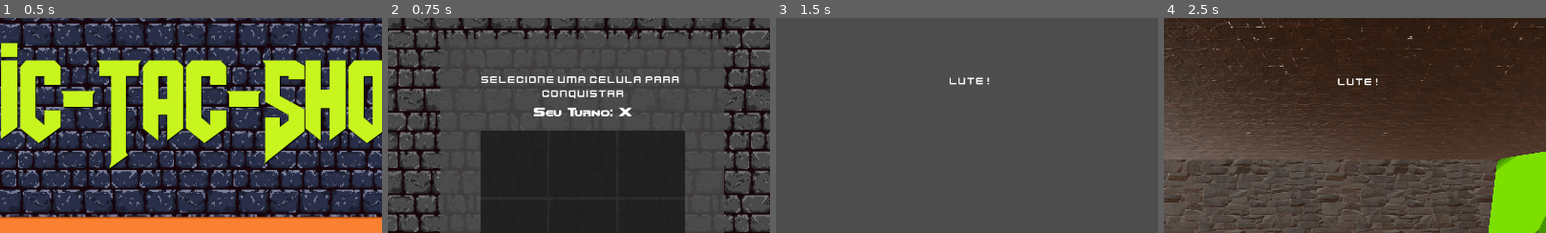
Above: before the commit, frames 1-4 (left to right).
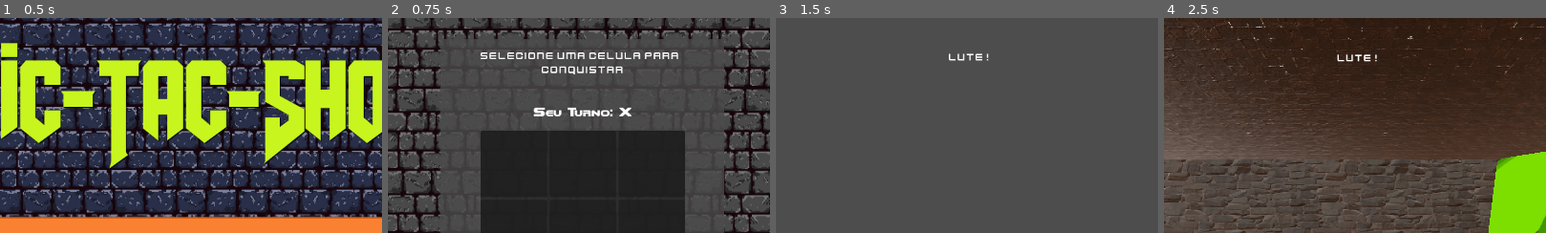
Above: after the commit, the same moments.

Repository: felipemarley/tic-tac-shot
Game: Godot game, scene res://scene/main_menu.tscn
The game is run twice, just before and just after one commit, with the same random seed, the same clock (stepped at 60 frames per second) and the same inputs.
Inputs (mouse positions are % of the whole screen's width and height, from its top left):
- Up to frame 1 (0.5 s): no input
- Up to frame 2 (0.75 s): click "Iniciar Jogo" at 0.5 s
- Up to frame 3 (1.5 s): click (41, 34) at 1.25 s
- Up to frame 4 (2.5 s): tap Enter (ui_accept) at 2, 2.27 s; move the mouse to (55, 50) at 2.02 s; hold Up (ui_up) from 2.03 s (still down); hold E from 2.03 s (still down); click (55, 50) at 2.17 s
The pictures show only the part of the screen within x 24-74%, y 0-50%; the shares and areas given below are measured in that part.

Frame 1 is identical in both runs. In frame 2, 2.8% of the frame differs, in the area x 24-77%, y 16-38%; in frame 3, 0.3%; in frame 4, 0.4%.

Commit message:
feat: adicionando luta no turno da ia

Diff:
--- a/scene/HUD.tscn
+++ b/scene/HUD.tscn
@@ -226,10 +226,14 @@
 vertical_alignment = 1
 
 [node name="GameStatusLabel" type="Label" parent="CanvasLayer/Labels"]
-offset_left = 422.0
-offset_top = 84.0
-offset_right = 730.0
-offset_bottom = 107.0
+anchors_preset = 5
+anchor_left = 0.5
+anchor_right = 0.5
+offset_left = -155.0
+offset_top = 48.0
+offset_right = 153.0
+offset_bottom = 71.0
+grow_horizontal = 2
 theme_override_fonts/font = ExtResource("6_yxe7t")
 text = "Tic-Tac-Shot"
 horizontal_alignment = 1
--- a/scene/level.gd
+++ b/scene/level.gd
@@ -2,34 +2,10 @@
 
 signal enemies_spawned_for_round(count: int)
 
-#@onready var pause_menu  = $HUD/PauseMenu
 @onready var dun_gen = $DunGen
 @onready var player_scene : PackedScene = preload("res://scene/player.tscn") # Renomeado para evitar conflito com 'player_instance'
 @onready var enemy_scene : PackedScene = preload("res://scene/enemy.tscn") # Renomeado para evitar conflito com 'e'
 var player_instance : CharacterBody3D = null
-
-#var paused = false
-
-#func _process(delta):
-	#if Input.is_action_pressed("pause"):
-		#print("clik")
-		#pauseMenu()
-		#
-
-#func _input(event):
-	#if event.is_action_pressed("pause"):
-		#print("clik")
-		#pauseMenu()
-#
-#func pauseMenu():
-	#if paused:
-		#pause_menu.hide()
-		#Engine.time_scale = 1
-	#else:
-		#pause_menu.show()
-		#Engine.time_scale = 0
-		#
-	#paused = !paused
 
 
 func _ready() -> void:
--- a/scripts/GameManager.gd
+++ b/scripts/GameManager.gd
@@ -3,173 +3,190 @@
 # SIGNALS
 signal kill_count_changed(new_count: int)
 signal player_spawned(player: Node)
-signal fps_phase_ended(won: bool) # Sinaliza o fim de uma fase FPS
-signal game_state_changed(new_state: GameState) # Sinaliza mudança de estado do jogo
-signal board_updated(board_state: Array[Array]) # Sinaliza atualização do tabuleiro
-signal turn_changed(player_side: PlayerSide) # Sinaliza mudança de turno
-signal start_fps_level() # Sinal para o Level.gd iniciar a fase FPS
+signal fps_phase_ended(wonPlay: bool, wonAi: bool, player: PlayerSide)  # Modificado para incluir o jogador
+signal game_state_changed(new_state: GameState)
+signal board_updated(board_state: Array[Array])
+signal turn_changed(player_side: PlayerSide)
+signal start_fps_level()
 
 # GAMEPLAY LOOP
 enum PlayerSide {
-	NONE = 0, # Para estado inicial ou célula vazia
-	X = 1,    # Jogador X
-	O = 2     # Jogador O
+	NONE = 0,
+	X = 1,
+	O = 2
 }
 
 enum GameState {
-	MENU,              # Tela inicial, escolha X/O
-	TIC_TAC_TOE_TURN,  # Jogador escolhe célula no tabuleiro
-	FPS_PHASE,         # Fase de combate FPS
-	ROUND_END,         # Resultado da fase FPS, atualiza tabuleiro
-	GAME_OVER          # Jogo da velha finalizado (vitória/derrota/empate)
+	MENU,
+	TIC_TAC_TOE_TURN,
+	FPS_PHASE,
+	ROUND_END,
+	GAME_OVER
 }
 
-var current_game_state: GameState = GameState.MENU # Estado inicial
-var tic_tac_toe_board: Array[Array] = [] # Será inicializado em _ready
+var current_game_state: GameState = GameState.MENU
+var tic_tac_toe_board: Array[Array] = []
 var current_player_side: PlayerSide = PlayerSide.X
-var last_chosen_cell: Vector2i = Vector2i(-1, -1) # Armazena a célula escolhida antes da fase FPS
+var last_chosen_cell: Vector2i = Vector2i(-1, -1)
 
 # FPS PHASE
 var kill_count: int = 0
-var enemies_in_current_round: int = 0 # Rastreia o total de inimigos para o round FPS atual
-var player_choices_counter: int = 0 # Controlar o número de jogadas (para empate)
+var enemies_in_current_round: int = 0
+var player_choices_counter: int = 0
 
 func _ready() -> void:
 	fps_phase_ended.connect(_on_fps_phase_ended)
 	_set_game_state(GameState.MENU)
-	# _start_new_game()
-
-# Função para inicializar/reiniciar o jogo
+
 func _start_new_game() -> void:
-	# Inicializa o tabuleiro 3x3 com PlayerSide.NONE (vazio)
 	tic_tac_toe_board.clear()
 	for i in range(3):
 		tic_tac_toe_board.append([PlayerSide.NONE, PlayerSide.NONE, PlayerSide.NONE])
 
-	current_player_side = PlayerSide.X # Começa com X
-	player_choices_counter = 0 # Reseta o contador de jogadas
-
-	_set_game_state(GameState.TIC_TAC_TOE_TURN) # Inicia no turno do jogo da velha
-	turn_changed.emit(current_player_side) # Notifica a HUD sobre o turno
-	board_updated.emit(tic_tac_toe_board) # Notifica a HUD sobre o tabuleiro
-
- # Função para mudar o estado do jogo
+	current_player_side = PlayerSide.X
+	player_choices_counter = 0
+	_set_game_state(GameState.TIC_TAC_TOE_TURN)
+	turn_changed.emit(current_player_side)
+	board_updated.emit(tic_tac_toe_board)
+
 func _set_game_state(new_state: GameState) -> void:
 	current_game_state = new_state
 	game_state_changed.emit(new_state)
 
-# Chamado pela HUD quando o jogador escolhe uma célula no tabuleiro
 func choose_tic_tac_toe_cell(row: int, col: int) -> void:
 	if current_game_state != GameState.TIC_TAC_TOE_TURN:
-		print("DEBUG: Não é o turno do jogo da velha para escolher uma célula.")
 		return
 	if row < 0 or row > 2 or col < 0 or col > 2:
-		printerr("ERROR: Célula inválida: (", row, ", ", col, ")")
 		return
 	if tic_tac_toe_board[row][col] != PlayerSide.NONE:
-		print("DEBUG: Célula já ocupada: (", row, ", ", col, ")")
-		return
-
-	last_chosen_cell = Vector2i(row, col) # Armazena a célula para marcar depois da fase FPS
+		return
+
+	last_chosen_cell = Vector2i(row, col)
 	_set_game_state(GameState.FPS_PHASE)
-	start_fps_level.emit() # Sinaliza para o Level.gd iniciar a fase FPS
-
-
-# Marca uma célula no tabuleiro
+	start_fps_level.emit()
+
 func mark_tic_tac_toe_cell(row: int, col: int, player_id: PlayerSide) -> void:
 	if row >= 0 and row < 3 and col >= 0 and col < 3 and tic_tac_toe_board[row][col] == PlayerSide.NONE:
 		tic_tac_toe_board[row][col] = player_id
 		player_choices_counter += 1
 		board_updated.emit(tic_tac_toe_board)
-	else:
-		printerr("ERROR: Tentativa de marcar célula inválida ou já ocupada: (", row, ", ", col, ") com ", player_id)
-
-
-# Verifica se o jogador atual venceu o jogo da velha
+
 func check_tic_tac_toe_win(player_id: PlayerSide) -> bool:
-	# Verificar linhas
-	for r in range(3):
-		if tic_tac_toe_board[r][0] == player_id and tic_tac_toe_board[r][1] == player_id and tic_tac_toe_board[r][2] == player_id:
+	# Verifica linhas, colunas e diagonais
+	for i in range(3):
+		if tic_tac_toe_board[i][0] == player_id and tic_tac_toe_board[i][1] == player_id and tic_tac_toe_board[i][2] == player_id:
 			return true
-	# Verificar colunas
-	for c in range(3):
-		if tic_tac_toe_board[0][c] == player_id and tic_tac_toe_board[1][c] == player_id and tic_tac_toe_board[2][c] == player_id:
+		if tic_tac_toe_board[0][i] == player_id and tic_tac_toe_board[1][i] == player_id and tic_tac_toe_board[2][i] == player_id:
 			return true
-	# Verificar diagonais
 	if tic_tac_toe_board[0][0] == player_id and tic_tac_toe_board[1][1] == player_id and tic_tac_toe_board[2][2] == player_id:
 		return true
 	if tic_tac_toe_board[0][2] == player_id and tic_tac_toe_board[1][1] == player_id and tic_tac_toe_board[2][0] == player_id:
 		return true
 	return false
 
-# Verifica se o jogo da velha empatou
 func check_tic_tac_toe_draw() -> bool:
 	return player_choices_counter == 9 and not (check_tic_tac_toe_win(PlayerSide.X) or check_tic_tac_toe_win(PlayerSide.O))
 
 func add_kill() -> void:
 	kill_count += 1
 	kill_count_changed.emit(kill_count)
-
-	# Verifica se todos os inimigos foram derrotados no round
 	if enemies_in_current_round > 0 and kill_count >= enemies_in_current_round:
-		fps_phase_ended.emit(true)
+		fps_phase_ended.emit(true, false, current_player_side)
+		print("Turno atual: ", current_player_side)
 		reset_fps_round()
 
-# novo round
 func start_new_fps_round(total_enemies: int) -> void:
 	enemies_in_current_round = total_enemies
-	print(enemies_in_current_round)
-	kill_count = 0 # Resetar kill_count para o novo round
-	kill_count_changed.emit(kill_count) # Garantir que a HUD seja atualizada para 0 kills
-
- # Chamado quando o jogador morre
+	kill_count = 0
+	kill_count_changed.emit(kill_count)
+
 func player_died() -> void:
-	print("GameManager: Player died in FPS phase. Resetting round.")
-	fps_phase_ended.emit(false)
+	print("Turno atual: ", current_player_side)
+
+	fps_phase_ended.emit(false, true, current_player_side)
+
 	reset_fps_round()
 
-# Função auxiliar para resetar contadores do round
 func reset_fps_round() -> void:
 	enemies_in_current_round = 0
 	kill_count = 0
 	kill_count_changed.emit(kill_count)
 
-# Função para lidar com o fim de uma fase FPS e AGORA a lógica do Jogo da Velha
-func _on_fps_phase_ended(won: bool) -> void:
-	_set_game_state(GameState.ROUND_END) # Muda para estado de fim de round
-
-	if won:
-		print("GameManager: Fase FPS Vencida!")
-		mark_tic_tac_toe_cell(last_chosen_cell.x, last_chosen_cell.y, current_player_side) # Marca a célula
-
-		if check_tic_tac_toe_win(current_player_side):
-			_set_game_state(GameState.GAME_OVER)
-			print("GameManager: Jogo da Velha FINALIZADO! Vencedor: ", current_player_side)
-		elif check_tic_tac_toe_draw():
-			_set_game_state(GameState.GAME_OVER)
-			print("GameManager: Jogo da Velha FINALIZADO! EMPATE.")
-		else:
-			# Passa a vez e prepara para o próximo turno do jogo da velha
-			_switch_player_turn()
-			_set_game_state(GameState.TIC_TAC_TOE_TURN)
-
-			print("GameManager: Turno do Jogo da Velha. Próximo jogador: ", current_player_side)
-			if current_player_side == PlayerSide.O:
-				_process_ai_turn()
-	else: # Perdeu a fase FPS
-		print("GameManager: Fase FPS Perdida!")
-		_switch_player_turn() # Apenas passa a vez (não marca a célula)
-		_set_game_state(GameState.TIC_TAC_TOE_TURN)
-		# Se o próximo turno for da IA, ela joga automaticamente
-		print("GameManager: Turno do Jogo da Velha. Próximo jogador: ", current_player_side)
-		if current_player_side == PlayerSide.O:
-			_process_ai_turn()
-
-# Função auxiliar para trocar o turno
+func _on_fps_phase_ended(wonPlayer: bool, wonAi : bool, player: PlayerSide) -> void:
+	_set_game_state(GameState.ROUND_END)
+
+	print("FPS Phase Result - \n won player? : ", wonPlayer, " | Player: ", player, " | Current Turn: ", current_player_side)
+	print("FPS Phase Result - \n won Ai? : ", wonAi, " | Player: ", player, " | Current Turn: ", current_player_side)
+
+	if wonPlayer and not wonAi and player == current_player_side and player != PlayerSide.O:
+		print("Jogador venceu, marcando célula para: ", current_player_side)
+		mark_tic_tac_toe_cell(last_chosen_cell.x, last_chosen_cell.y, player)
+
+	elif wonAi and not wonPlayer and player == current_player_side and player != PlayerSide.X:
+		print("IA venceu, marcando célula para: ", current_player_side)
+		mark_tic_tac_toe_cell(last_chosen_cell.x, last_chosen_cell.y, player)
+
+	_switch_player_turn()
+	_set_game_state(GameState.TIC_TAC_TOE_TURN)
+
+	if current_player_side == PlayerSide.O:
+		_process_ai_turn()
+
 func _switch_player_turn() -> void:
 	current_player_side = PlayerSide.X if current_player_side == PlayerSide.O else PlayerSide.O
-	turn_changed.emit(current_player_side) # Notifica a HUD
-
+	turn_changed.emit(current_player_side)
+
+func _process_ai_turn() -> void:
+	if current_game_state != GameState.TIC_TAC_TOE_TURN or current_player_side != PlayerSide.O:
+		return
+
+	await get_tree().create_timer(0.5).timeout
+
+	var best_move := find_best_move(PlayerSide.O, PlayerSide.X)
+	if best_move != Vector2i(-1, -1):
+		last_chosen_cell = best_move
+		_set_game_state(GameState.FPS_PHASE)
+		start_fps_level.emit()
+
+func find_best_move(ai: PlayerSide, opponent: PlayerSide) -> Vector2i:
+	# 1. Verifica se pode vencer
+	for r in range(3):
+		for c in range(3):
+			if tic_tac_toe_board[r][c] == PlayerSide.NONE:
+				tic_tac_toe_board[r][c] = ai
+				if check_tic_tac_toe_win(ai):
+					tic_tac_toe_board[r][c] = PlayerSide.NONE
+					return Vector2i(r, c)
+				tic_tac_toe_board[r][c] = PlayerSide.NONE
+
+	# 2. Verifica se precisa bloquear
+	for r in range(3):
+		for c in range(3):
+			if tic_tac_toe_board[r][c] == PlayerSide.NONE:
+				tic_tac_toe_board[r][c] = opponent
+				if check_tic_tac_toe_win(opponent):
+					tic_tac_toe_board[r][c] = PlayerSide.NONE
+					return Vector2i(r, c)
+				tic_tac_toe_board[r][c] = PlayerSide.NONE
+
+	# 3. Pega centro se disponível
+	if tic_tac_toe_board[1][1] == PlayerSide.NONE:
+		return Vector2i(1, 1)
+
+	# 4. Pega cantos se disponíveis
+	var corners := [Vector2i(0, 0), Vector2i(0, 2), Vector2i(2, 0), Vector2i(2, 2)]
+	for corner in corners:
+		if tic_tac_toe_board[corner.x][corner.y] == PlayerSide.NONE:
+			return corner
+
+	# 5. Qualquer célula vazia
+	for r in range(3):
+		for c in range(3):
+			if tic_tac_toe_board[r][c] == PlayerSide.NONE:
+				return Vector2i(r, c)
+
+	# Sem jogada possível
+	return Vector2i(-1, -1)
 
 func teleport_cheat_enemies_in_front(player_pos: Vector3, player_forward_dir: Vector3) -> void: # <--- FUNÇÃO RENOMEADA
 	var teleport_distance: float = 5.0 # Distância na frente do player
@@ -201,45 +218,3 @@
 	print("Cheat: Teleported " + str(teleported_enemies_count) + " existing enemies to player front.")
 	# Não precisamos ajustar enemies_in_current_round aqui, pois estamos teleportando os existentes,
 	# e eles já contam na contagem original do round.
-
-func _process_ai_turn() -> void:
-	# Garante que a IA só jogue se for o turno dela e o estado estiver correto
-	if current_game_state != GameState.TIC_TAC_TOE_TURN or current_player_side != PlayerSide.O:
-		return
-
-	print("GameManager: Turno da IA (O).")
-
-	# Opcional: Pequeno delay para simular que a IA está "pensando"
-	await get_tree().create_timer(0.5).timeout
-
-	var empty_cells: Array[Vector2i] = []
-	# Encontra todas as células vazias no tabuleiro
-	for r in range(3):
-		for c in range(3):
-			if tic_tac_toe_board[r][c] == PlayerSide.NONE:
-				empty_cells.append(Vector2i(r, c))
-
-	if not empty_cells.is_empty():
-		# IA escolhe uma célula vazia aleatoriamente
-		var chosen_cell = empty_cells[randi() % empty_cells.size()]
-		mark_tic_tac_toe_cell(chosen_cell.x, chosen_cell.y, PlayerSide.O) # IA marca a célula
-		print("IA marcou: ", chosen_cell)
-
-		# Após a IA marcar, verifica se o jogo terminou (vitória da IA ou empate)
-		if check_tic_tac_toe_win(current_player_side):
-			_set_game_state(GameState.GAME_OVER)
-			print("GameManager: Jogo da Velha FINALIZADO! Vencedor: IA (O)")
-		elif check_tic_tac_toe_draw():
-			_set_game_state(GameState.GAME_OVER)
-			print("GameManager: Jogo da Velha FINALIZADO! EMPATE.")
-		else:
-			# Se o jogo não terminou, passa a vez de volta para o jogador (X)
-			_switch_player_turn()
-			_set_game_state(GameState.TIC_TAC_TOE_TURN)
-			print("GameManager: Turno do Jogo da Velha. Próximo jogador: ", current_player_side)
-	else:
-		# Isso só deve acontecer se o tabuleiro já estiver cheio e for um empate (ou já houve um vencedor)
-		print("IA: Nenhuma célula vazia encontrada.")
-		if check_tic_tac_toe_draw():
-			_set_game_state(GameState.GAME_OVER)
-			print("GameManager: Jogo da Velha FINALIZADO! EMPATE.")
